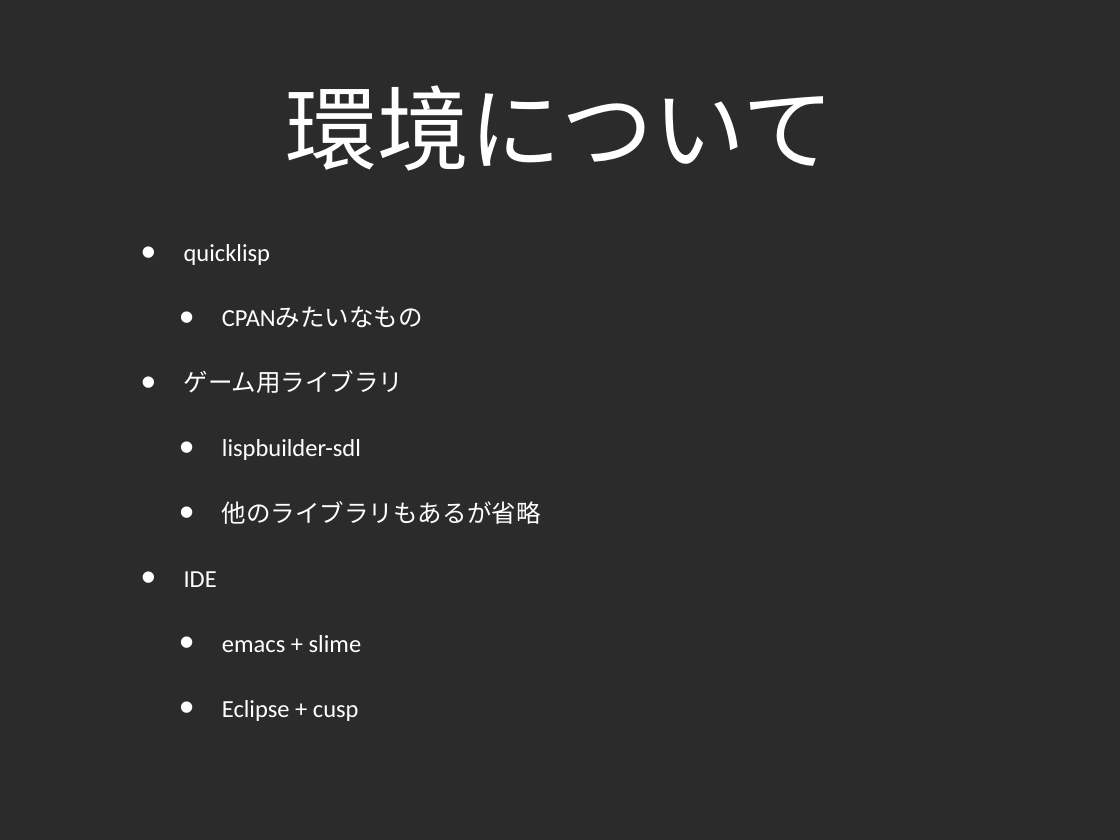
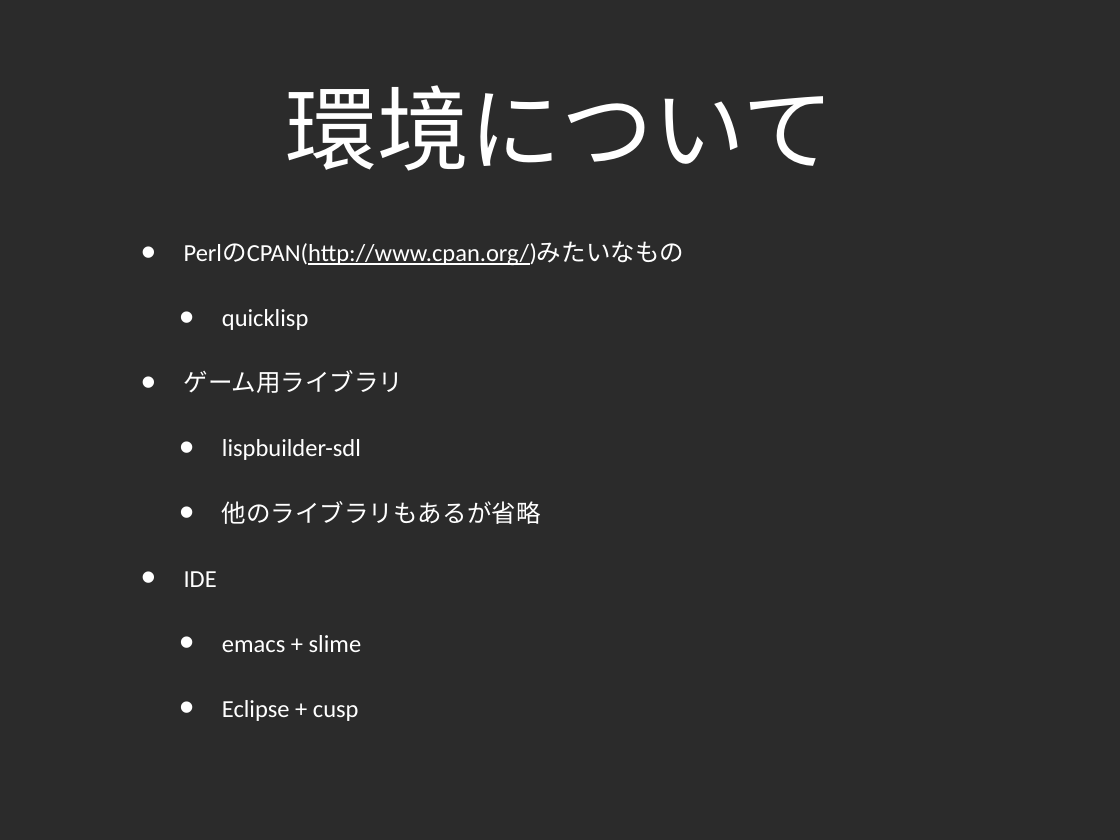
Before and after one commit to lambdasakura/doc, a slide deck: slide 12 of zengeren/fast_game_development_2010:02:12.ppt (slide 13 before the commit). Drawn at 1120x840 pixels with LibreOffice and Linux fonts; fonts in the diff are those of the drawing; background and template pictures are left out; a plain dark background stands for a picture behind light text. Boxes give left, top, right and bottom in pixels: in the first picture for what was removed or moved away, otherwise in the second. Text is boxed around its words. In the diff, an @@ line names an element or a change of style, - is before the commit and + after.

```diff
--- a/zengeren/fast_game_development_2010:02:12.ppt
+++ b/zengeren/fast_game_development_2010:02:12.ppt
@@ text at (184,241,684,265): paragraph added @@
+• PerlのCPAN(http://www.cpan.org/)みたいなもの
@@ text at (222,306,423,328): paragraph removed @@
-  • CPANみたいなもの
@@ text at (222,309,308,330): list level 1 to 2 in "quicklisp" @@
```
Also in this commit, not shown: 12 other slides changed, 7 slides added, 1 slide removed, 1 other file.
